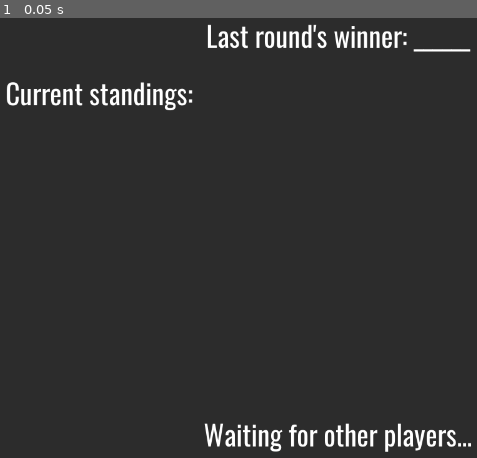
Above: before the commit, frame 1.
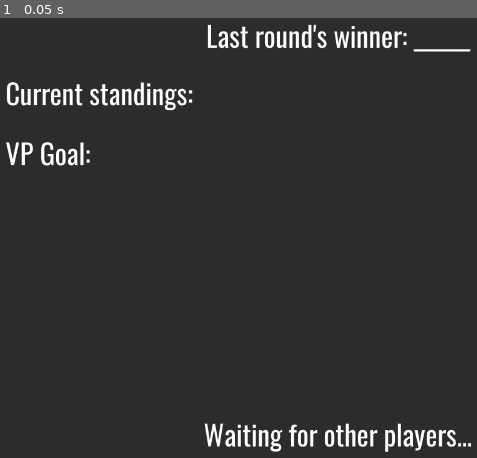
Above: after the commit, the same moment.

Repository: Joe676/Largely-Untitled-Tank-Game
Game: Godot game, scene res://UI/WaitingMenu.tscn
The game is run twice, just before and just after one commit, with the same random seed, the same clock (stepped at 60 frames per second) and the same inputs. This scene is started directly instead of the project's main scene.
Inputs:
- Up to frame 1 (0.05 s): no input

The runs differ from the first frame. In frame 1, 0.4% of the frame differs, in the area x 1-19%, y 28-34%.
Error before the commit: Invalid get index 'name' (on base: 'Nil'). (res://UI/WaitingMenu.gd:10)
Error after the commit: Invalid get index 'name' (on base: 'Nil'). (res://UI/WaitingMenu.gd:11)

Commit message:
Working round system!
Needs polish - client has problems with wait screen, finish screen doesn't have data

Diff:
--- a/Godot Files/Objects/Cards/CardsRepository.gd
+++ b/Godot Files/Objects/Cards/CardsRepository.gd
@@ -37,8 +37,8 @@
 	while idx2 == idx1:
 		idx2 = randi() % cards_size
 
-	var idx3 = randi() % cards_size-2
+	var idx3 = randi() % cards_size
 	while idx3 == idx1 or idx3 == idx2:
-		idx3 = randi() % cards_size-2
+		idx3 = randi() % cards_size
 
 	return [cards[idx1], cards[idx2], cards[idx3]]
--- a/Godot Files/Resources/GlobalScripts/GameState.gd
+++ b/Godot Files/Resources/GlobalScripts/GameState.gd
@@ -74,6 +74,7 @@
 		# print("We have a winner!")
 		rpc("remote_finish_round", NextPhase.FINISH, [])
 		get_tree().change_scene("res://UI/FinalMenu.tscn")
+		return
 
 	state = State.GAME_STOPPED
 
@@ -81,13 +82,14 @@
 	waiting_for = worst_players.size()
 	# print("worst players: ", worst_players)
 	rpc("remote_finish_round", NextPhase.INTERMISSION, worst_players)
-
-	if worst_players.has(get_tree().get_network_unique_id()):
+	if 1 in worst_players or "1" in worst_players:
+		print("WTH")
 		get_tree().change_scene("res://UI/CardsMenu.tscn")
+		return
 	get_tree().change_scene("res://UI/WaitingMenu.tscn")
 
 remote func remote_finish_round(nextPhase, worst_players: Array):
-	# print("remote_finish_round")
+	print("remote_finish_round")
 	# print("this player and the worst players: ", get_tree().get_network_unique_id(), worst_players)
 	# print("is he in the worst? ", worst_players.has(get_tree().get_network_unique_id()))
 	state = State.GAME_STOPPED
@@ -103,6 +105,7 @@
 
 func start_round():
 	state = State.IN_GAME
+	dead_players = []
 	emit_signal("start_round")
 	rpc("remote_start_round")
 	get_tree().change_scene("res://Levels/LevelProto.tscn")
@@ -120,7 +123,6 @@
 func find_winner() -> String:
 	for id in players_info:
 		if not dead_players.has(str(id)):
-			# print("this player was NOT dead: ", id, " ", dead_players)
 			return id
 	return str(get_tree().get_network_unique_id())
 
@@ -155,12 +157,15 @@
 	return output
 
 func last_winner_won_game():
-	# print("last winner won?: ", get_last_winner_data()["vp"], vp_goal)
+	print("last winner won?: ", get_last_winner_data(), vp_goal)
 	return get_last_winner_data()["vp"] == vp_goal
 
 func selected_card(card):
 	emit_signal("selected_card", card)
-	rpc_id(1, "server_selected_card")
+	if get_tree().is_network_server():
+		server_selected_card()
+	else:
+		rpc_id(1, "server_selected_card")
 	get_tree().change_scene("res://UI/WaitingMenu.tscn")
 
 remote func server_selected_card():
--- a/Godot Files/UI/WaitingMenu.gd
+++ b/Godot Files/UI/WaitingMenu.gd
@@ -2,16 +2,15 @@
 
 onready var single_standing_scene = preload("res://UI/SingleStanding.tscn")
 onready var standings_container = $StandingsContainer
+onready var vpgoal_label = $VPGoalLabel
 
 onready var winner_label = $WinnerLabel
 const winner_text: String = "Last round's winner: "
 
 func _ready():
 	winner_label.text = winner_text + GameState.get_last_winner_data()["name"]
+	vpgoal_label.text = "VP Goal: %d" % GameState.vp_goal
 	fill_standings()
-	# if get_tree().is_network_server():
-	# 	yield(get_tree().create_timer(3), "timeout")
-	# 	GameState.start_round()
 
 func fill_standings():
 	var all_players = []
--- a/Godot Files/UI/WaitingMenu.tscn
+++ b/Godot Files/UI/WaitingMenu.tscn
@@ -53,3 +53,11 @@
 margin_bottom = 188.0
 theme = ExtResource( 1 )
 text = "Current standings:"
+
+[node name="VPGoalLabel" type="Label" parent="."]
+margin_left = 108.0
+margin_top = 188.0
+margin_right = 536.0
+margin_bottom = 284.0
+theme = ExtResource( 1 )
+text = "VP Goal: "
